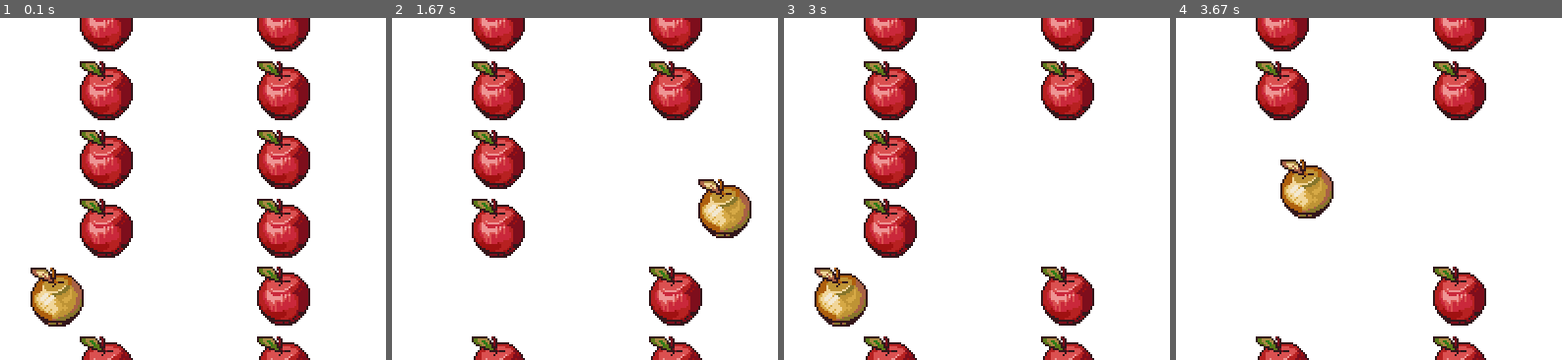
Above: before the commit, frames 1-4 (left to right).
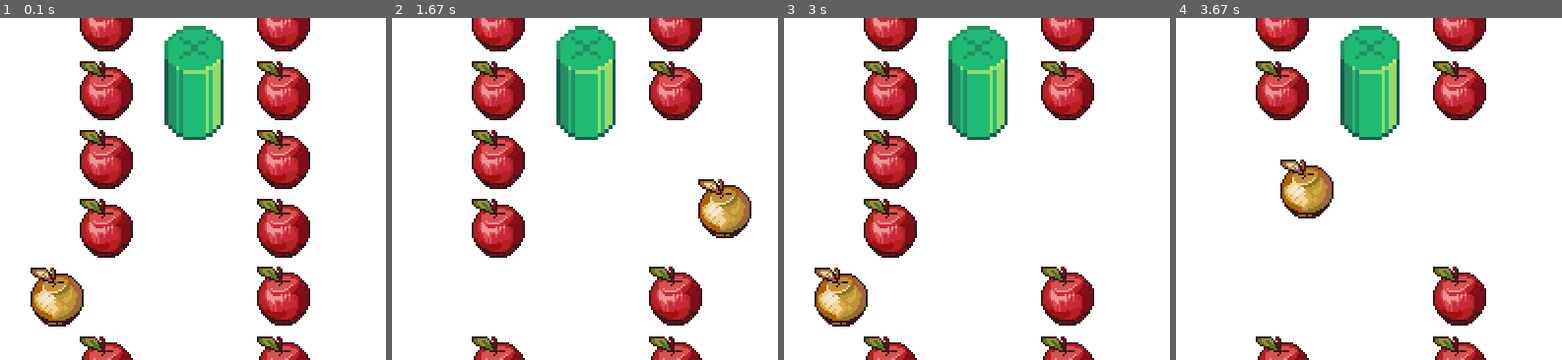
Above: after the commit, the same moments.

Repository: ismandre/pygame-demo
Game: pygame game, started from example_02.py
The game is run twice, just before and just after one commit, with the same random seed, the same clock (stepped at 60 frames per second) and the same inputs.
Inputs:
- Up to frame 1 (0.1 s): no input
- Up to frame 2 (1.67 s): hold Right 0.33-0.8 s; hold Up 0.83-1.13 s; hold Right 1.17-1.63 s
- Up to frame 3 (3 s): hold Left 1.67-2.2 s; hold Down 2.23-2.53 s; hold Left 2.57-2.97 s
- Up to frame 4 (3.67 s): hold Up 3-3.37 s; hold Right from 3.4 s (still down)
The pictures show only the part of the screen within x 13-63%, y 34-84%; the shares and areas given below are measured in that part.

The runs differ from the first frame. In frame 1, 4.7% of the frame differs, in the area x 42-58%, y 2-36%; in frame 2, 4.7%; in frame 3, 4.7%; in frame 4, 4.7%.

Commit message:
Draw obstacle on the surface

Diff:
--- a/example_02.py
+++ b/example_02.py
@@ -6,6 +6,7 @@
 
 PLAYER_ASSETS = "apples_pack_60x60px"
 APPLE_ASSETS = "apples_pack_60x60px"
+OBSTACLE_ASSETS = "Dungeon assets (extract.me)/PNG/Pole/Outline/Pole_outline_green1.png"
 
 font_small = pygame.font.SysFont("Verdana", 20)
 
@@ -25,6 +26,16 @@
 surface = pygame.display.set_mode((SCREEN_WIDTH, SCREEN_HEIGHT))
 surface.fill((255, 255, 255))
 pygame.display.set_caption("Game")
+
+
+class Obstacle(pygame.sprite.Sprite):
+    def __init__(self):
+        super().__init__()
+        self.image = pygame.image.load(OBSTACLE_ASSETS)
+        self.image = pygame.transform.scale(self.image, (60, 120))
+        self.rect = self.image.get_rect()
+        self.rect.center = (300, 300)
+
 
 
 class Apple(pygame.sprite.Sprite):
@@ -63,6 +74,7 @@
                 self.rect.move_ip(0, 5)
 
 P1 = Player()
+obstacle = Obstacle()
 
 apples = pygame.sprite.Group()
 # Create a grid of apples
@@ -87,6 +99,8 @@
     scores = font_small.render(f"Score: {TOTAL_SCORE}", True, (0, 0, 0))
     surface.blit(scores, (10, 10))
 
+    surface.blit(obstacle.image, obstacle.rect)
+
     for apple in apples:
         surface.blit(apple.image, apple.rect)
 
